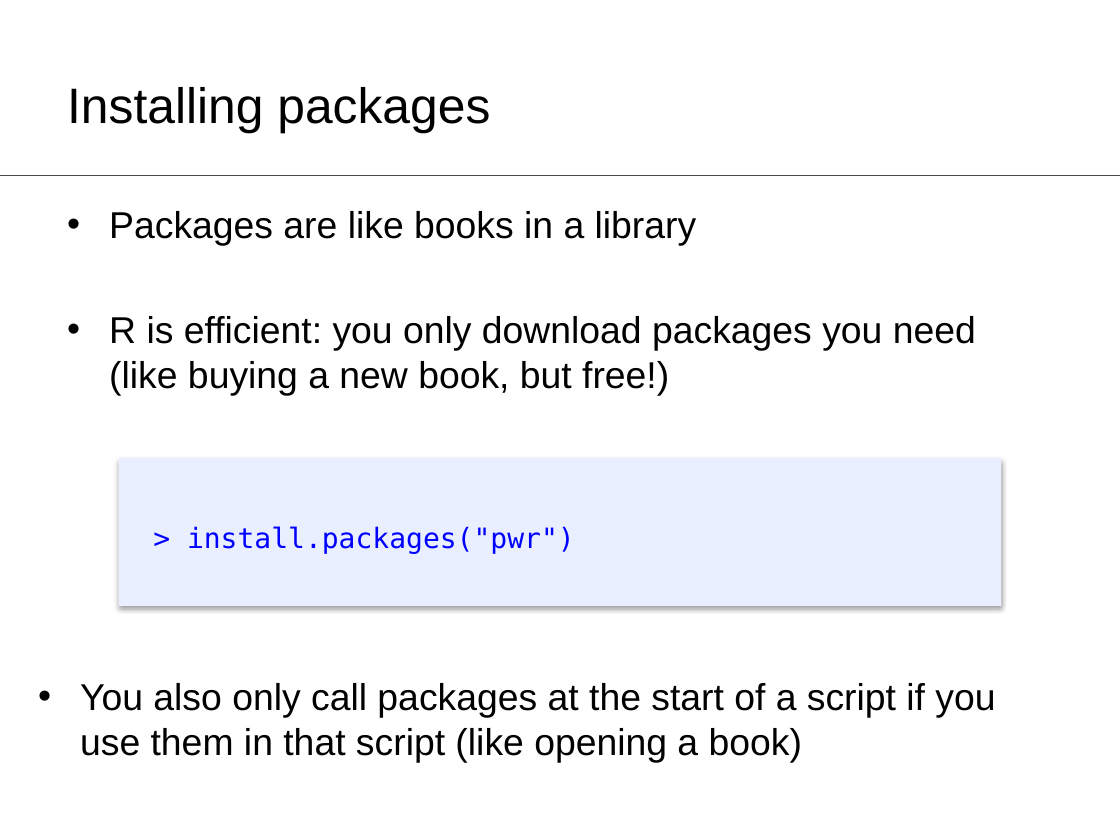
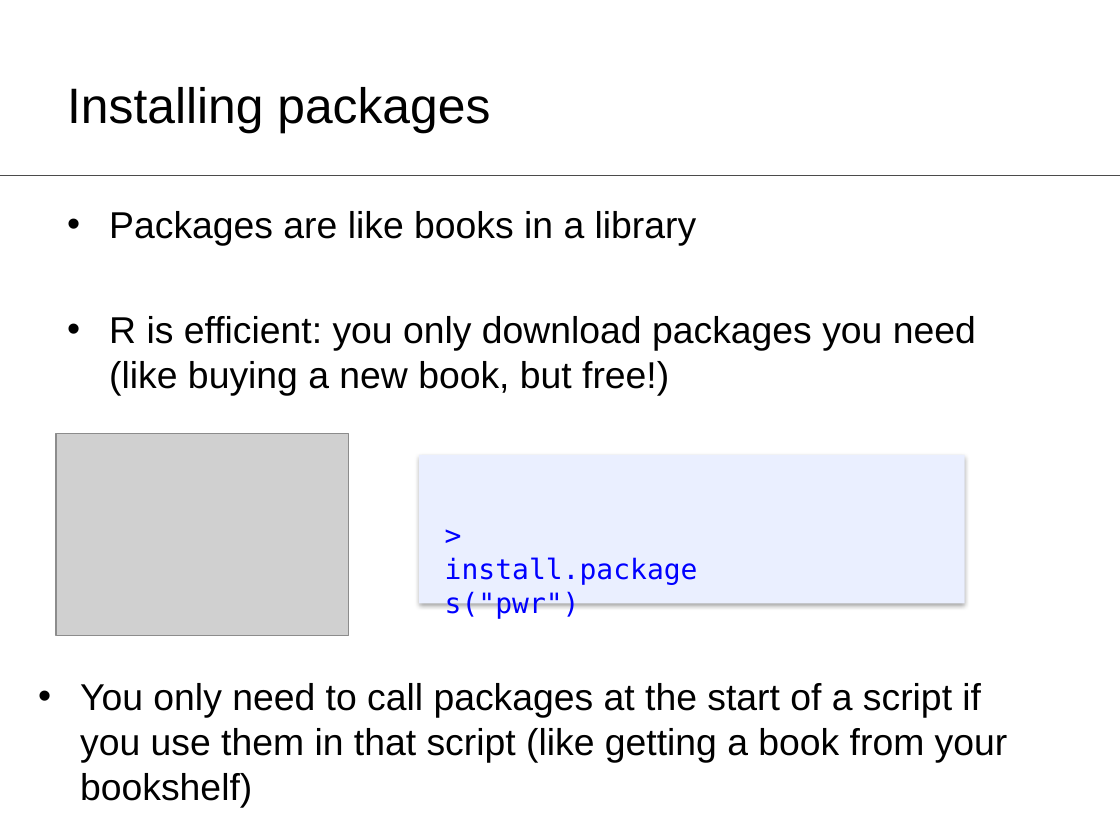
Before and after one commit to ClareSutherland/BasicR, a slide deck: slide 14 of R_workshop1_slides.pptx (slide 11 before the commit). Drawn at 1120x840 pixels with LibreOffice and Linux fonts; fonts in the diff are those of the drawing; grey boxes stand for pictures. Boxes give left, top, right and bottom in pixels: in the first picture for what was removed or moved away, otherwise in the second. Text is boxed around its words. In the diff, an @@ line names an element or a change of style, - is before the commit and + after.

```diff
--- a/R_workshop1_slides.pptx
+++ b/R_workshop1_slides.pptx
@@ picture added at (56, 433, 348, 636) @@
@@ rectangle: place and size @@
-rectangle at (119, 458, 1001, 606)
+rectangle at (419, 455, 964, 603)
@@ text "> install.packages("pwr")" rewrapped from (187, 526, 575, 554) to (434, 557, 698, 718) @@
@@ text at (80, 683, 1008, 808): text changed @@
-• You also only call packages at the start of a script if you use them in that script (like opening a book)
+• You only need to call packages at the start of a script if you use them in that script (like getting a book from your bookshelf)
```
Also in this commit, not shown: 10 other slides changed, 4 slides added.
